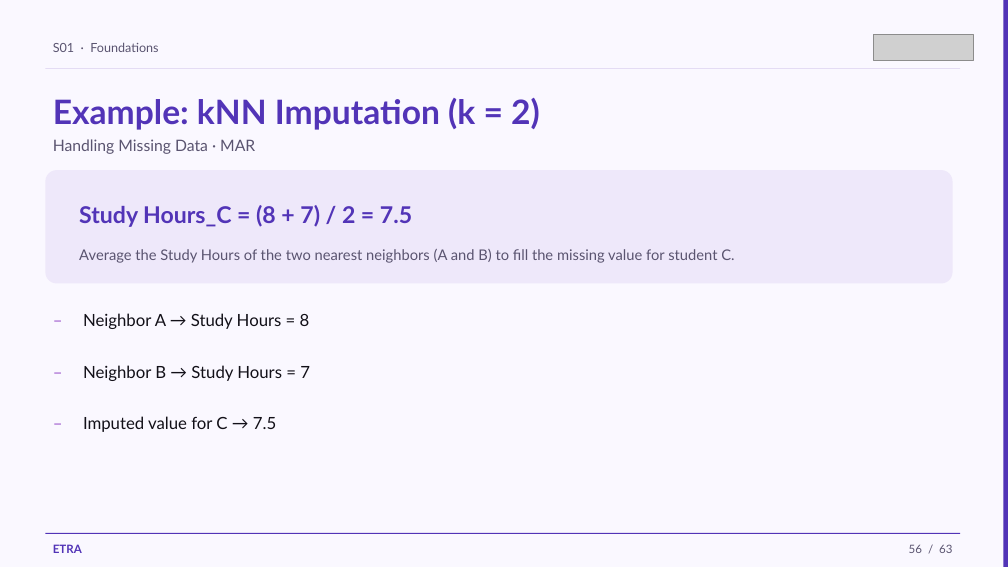
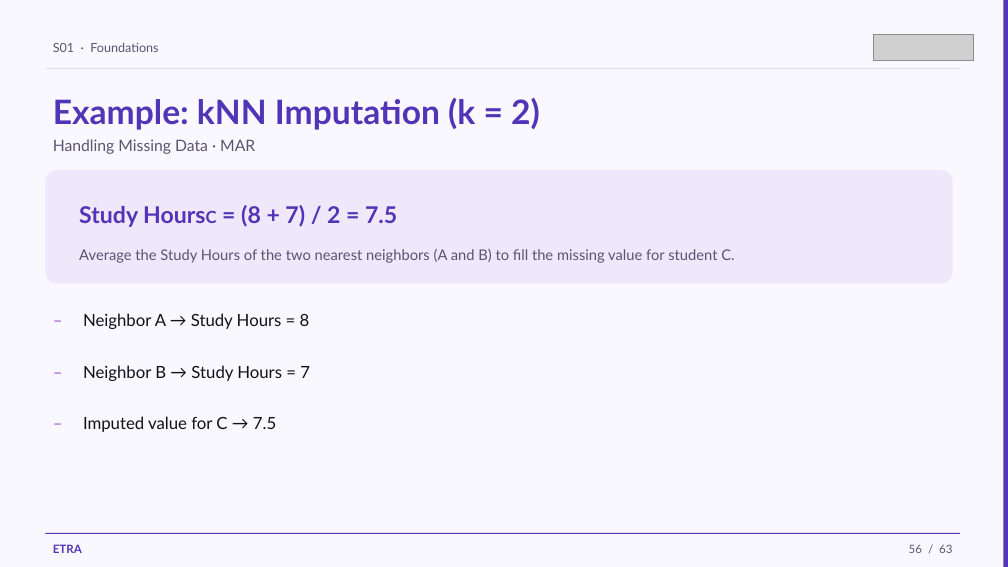
Before and after one commit to iksasa15/AI-ML, a slide deck: slide 56 of web-presentation/pdf-exports/Week1-Session1-Foundations.pptx. Drawn at 1008x567 pixels with LibreOffice and Linux fonts; fonts in the diff are those of the drawing; grey boxes stand for pictures. Boxes give left, top, right and bottom in pixels: in the first picture for what was removed or moved away, otherwise in the second. Text is boxed around its words. In the diff, an @@ line names an element or a change of style, - is before the commit and + after.

```diff
--- a/web-presentation/pdf-exports/Week1-Session1-Foundations.pptx
+++ b/web-presentation/pdf-exports/Week1-Session1-Foundations.pptx
@@ text at (79,205,397,227): text changed @@
-Study Hours_C = (8 + 7) / 2 = 7.5
+Study HoursC = (8 + 7) / 2 = 7.5
```
Also in this commit, not shown: 4 other slides changed, 2 other files.
